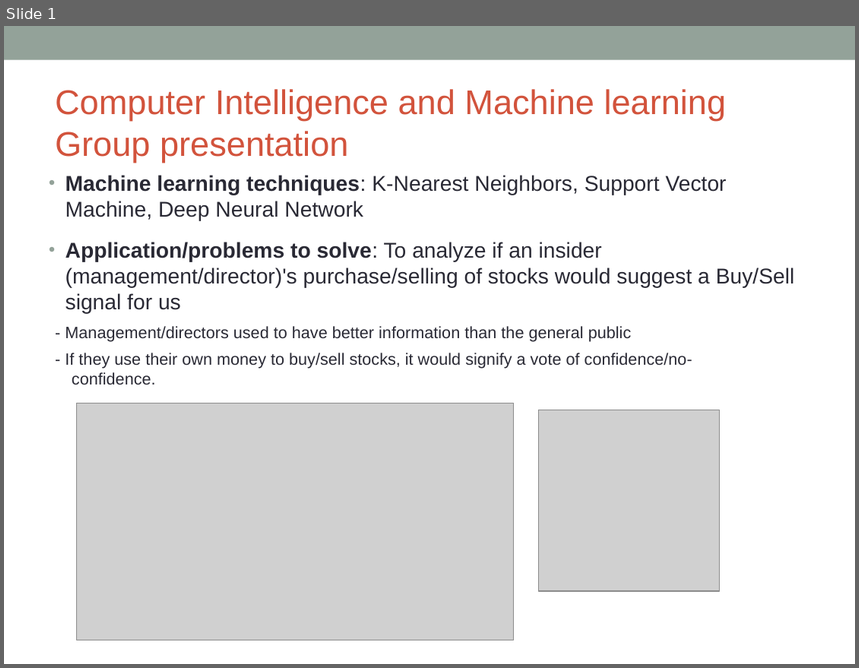
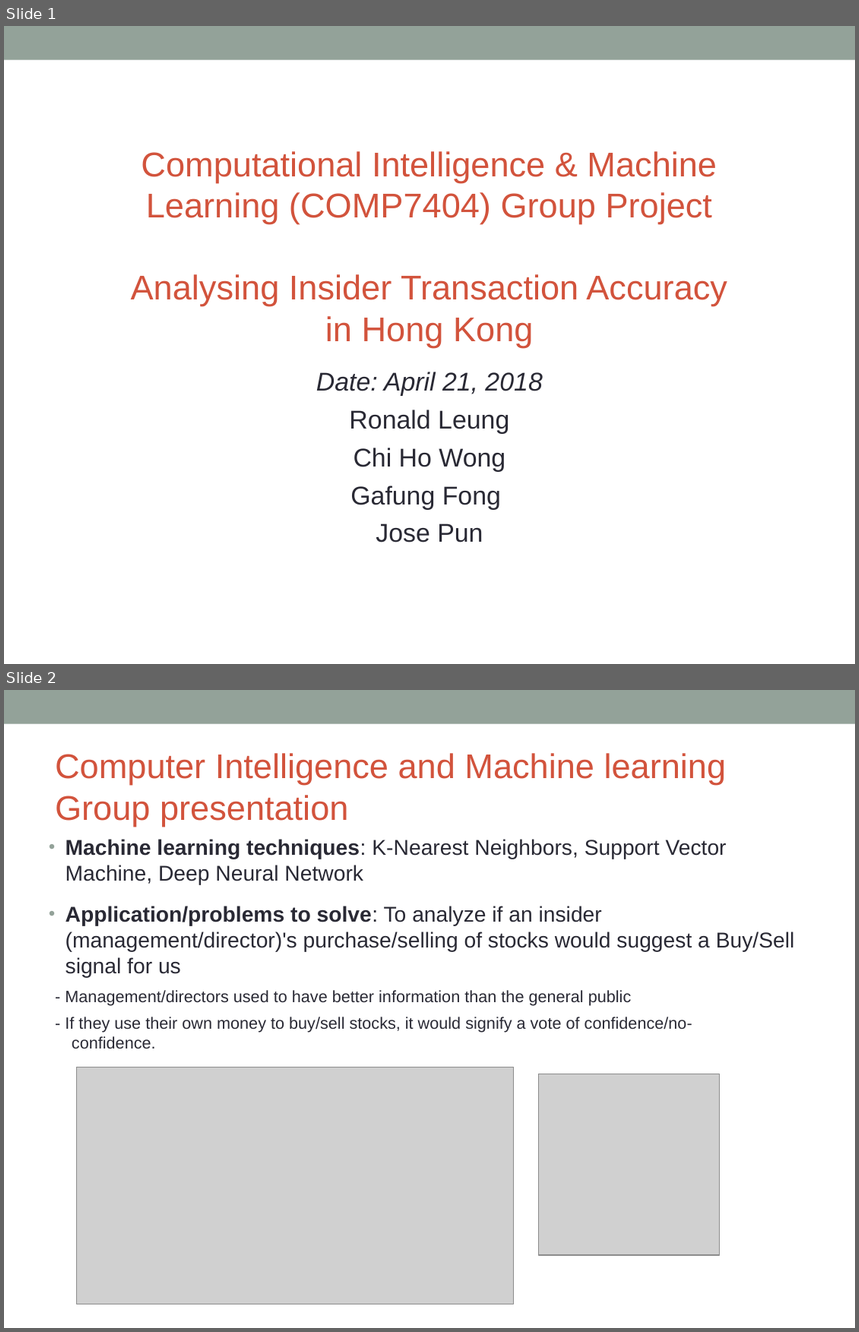
Before and after one commit to gafung/CIML, a slide deck: CIML presentation (Apr 18).ppt. Shown one above the other, each under a label of ours: slide 1 before the commit, slides 1 and 2 after it. The pictures are 859x668 and 859x1332 pixels, drawn with LibreOffice and Linux fonts; fonts in the diff are those of the drawing; grey boxes stand for pictures. Boxes give left, top, right and bottom in pixels: in the first picture for what was removed or moved away, otherwise in the second. Text is boxed around its words. In the diff, an @@ line names an element or a change of style, - is before the commit and + after.

```diff
--- a/CIML presentation (Apr 18).ppt
+++ b/CIML presentation (Apr 18).ppt
@@ slide 1 added at (4, 26, 855, 664), background #FFFFFF; not listed: 1 template element that a slide beside it also shows @@
@@ title added at (131, 151, 728, 347), 32 pt, text #D2533C @@
+Computational Intelligence & Machine Learning (COMP7404) Group Project
+Analysing Insider Transaction Accuracy in Hong Kong
@@ subtitle added at (316, 372, 542, 543), 24 pt, text #292934 @@
+Date: April 21, 2018
+Ronald Leung
+Chi Ho Wong
+Gafung Fong
+Jose Pun
@@ what was slide 1 is now slide 2 @@
```
Also in this commit, not shown: 2 slides changed.
